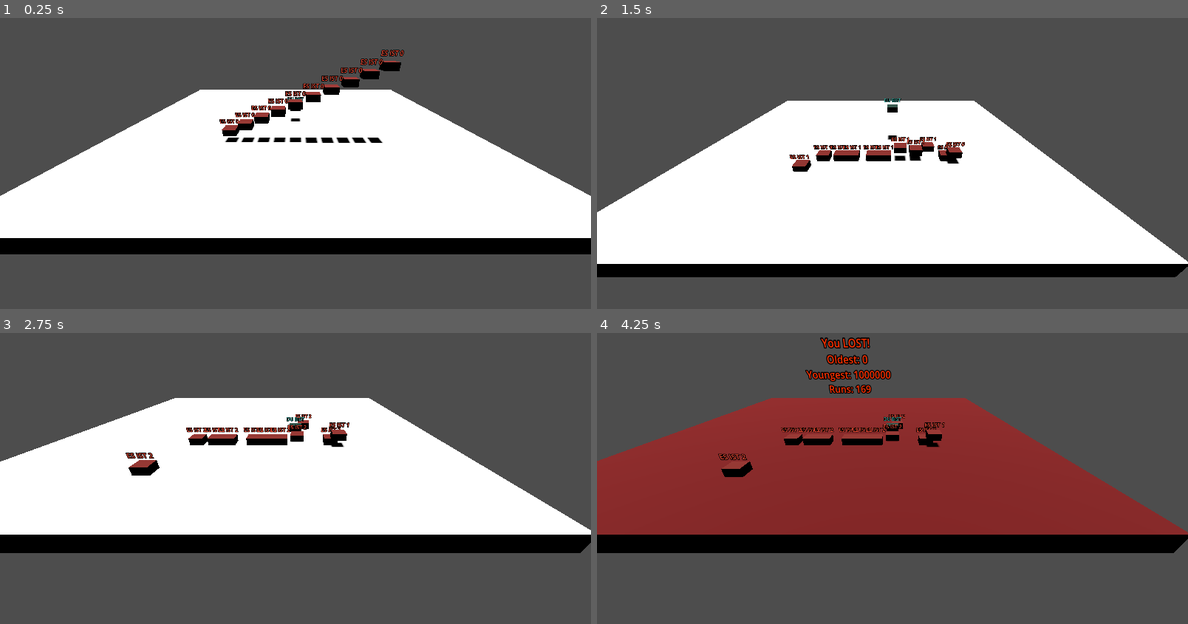
Above: before the commit, frames 1-4 (two rows, left to right).
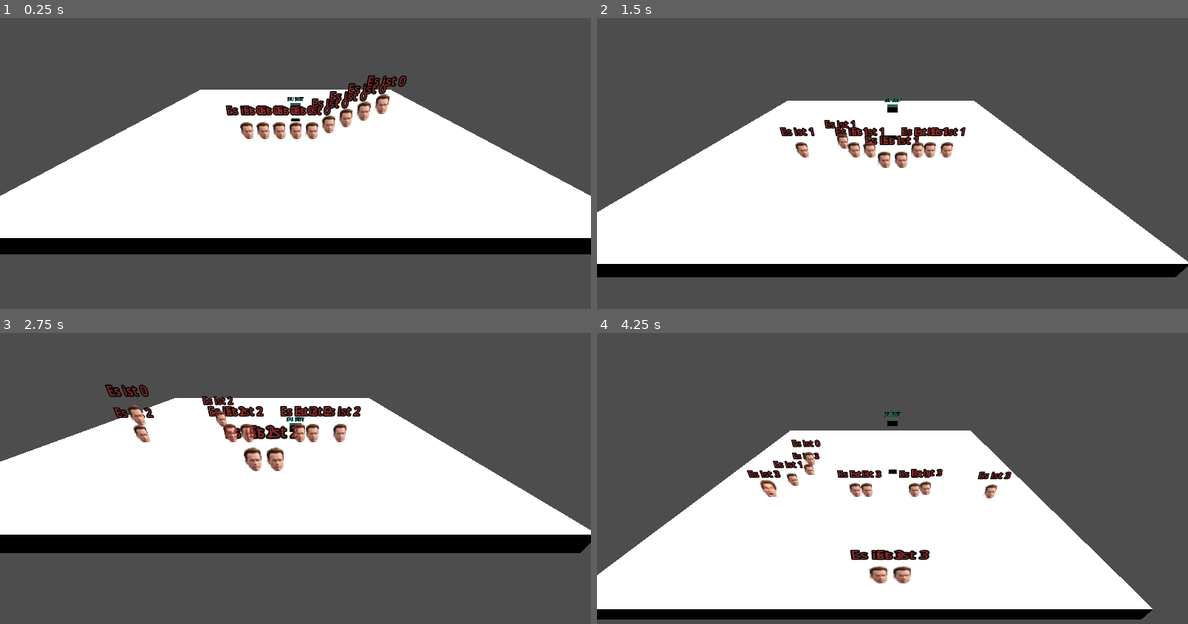
Above: after the commit, the same moments.

Repository: djaessel/godont
Game: Godot game, scene res://main.tscn
Two runs of this game, one before a commit and one after it. Both use one fixed random seed, a clock stepped at 60 frames per second and the inputs below.
Inputs:
- Up to frame 1 (0.25 s): no input
- Up to frame 2 (1.5 s): hold Right (move_right) 0.53-1.28 s; tap Space (jump) at 0.77 s; hold Down (move_back) from 1.28 s (still down)
- Up to frame 3 (2.75 s): tap Space (jump) at 1.52 s; release Down (move_back) at 2.03 s; hold Right (move_right) from 2.03 s (still down)
- Up to frame 4 (4.25 s): release Right (move_right) at 2.78 s; hold Up (move_forward) 2.78-3.53 s; tap Space (jump) at 3.02, 3.77 s; hold Left (move_left) from 3.53 s (still down)

The runs differ from the first frame. In frame 1, 3.7% of the frame differs, in the area x 37-69%, y 10-43%; in frame 2, 2.7%; in frame 3, 3.8%; in frame 4, 62%, in the area x 0-100%, y 1-99%.

Commit message:
arnold anim + no problemo

Diff:
--- a/Ground.gd
+++ b/Ground.gd
@@ -45,7 +45,7 @@
 func getAllMobs():
 	var mobs = []
 	for m in get_children():
-		if m.get_node_or_null("MobyMesh") != null:
+		if m.get_node_or_null("ArnoldAnim") != null:
 			mobs.push_back(m)
 	return mobs
 
--- a/main.tscn
+++ b/main.tscn
@@ -43,4 +43,5 @@
 
 [node name="backgroundMusic" type="AudioStreamPlayer" parent="."]
 stream = ExtResource("4_qi5pc")
-volume_db = 4.917
+volume_db = -1.0
+pitch_scale = 0.48
--- a/moby.gd
+++ b/moby.gd
@@ -15,9 +15,15 @@
 var timeout = 50
 
 
+#func _ready():
+#	get_node("ArnoldAnim").play()
+
+
 func handleEating():
 	if eating:
 		eating = false
+		get_node("ArnoldAnim").play()
+		get_node("NoProblemo").play()
 		var topText = get_node("TopText")
 		topText.text = "Es isst"
 		var spawnNew = preload("res://moby.tscn")
@@ -27,6 +33,9 @@
 		spawnNewX.position.y = 5
 		get_parent().add_child(spawnNewX)
 		await get_tree().create_timer(5).timeout
+		get_node("ArnoldAnim").stop()
+		get_node("NoProblemo").stop()
+
 
 
 func makingDecision():
--- a/moby.tscn
+++ b/moby.tscn
@@ -1,39 +1,43 @@
-[gd_scene load_steps=6 format=3 uid="uid://b7hsua68kvm2i"]
+[gd_scene load_steps=7 format=3 uid="uid://b7kw4jl2lclgl"]
 
-[ext_resource type="Script" path="res://moby.gd" id="1_i4gd5"]
+[ext_resource type="Script" path="res://moby.gd" id="1_v6uqt"]
+[ext_resource type="Texture2D" uid="uid://bds0xnrvdoqrt" path="res://img/arnold-636400426763362208-1576203277.png" id="1_ybdqy"]
+[ext_resource type="Texture2D" uid="uid://doo5jjb08gtos" path="res://img/arnold-schwarzenegger-face-png-graphic-library-download-arnold-schwarzenegger-face-11563008984bsi42khina-1628091131.png" id="2_xla3l"]
+[ext_resource type="AudioStream" uid="uid://8pg4ac1pucx2" path="res://sound/t2_no_problemo.wav" id="4_o0liw"]
 
-[sub_resource type="CanvasTexture" id="CanvasTexture_onb68"]
-specular_color = Color(0.521569, 0.47451, 0.733333, 1)
+[sub_resource type="SpriteFrames" id="SpriteFrames_xejqy"]
+animations = [{
+"frames": [{
+"duration": 1.0,
+"texture": ExtResource("2_xla3l")
+}, {
+"duration": 1.0,
+"texture": ExtResource("1_ybdqy")
+}],
+"loop": true,
+"name": &"default",
+"speed": 1.0
+}]
 
-[sub_resource type="StandardMaterial3D" id="StandardMaterial3D_nv53l"]
-albedo_color = Color(0.619608, 0.160784, 0.129412, 1)
-metallic = 0.38
-metallic_specular = 0.8
-metallic_texture = SubResource("CanvasTexture_onb68")
+[sub_resource type="BoxShape3D" id="BoxShape3D_7c1jp"]
+size = Vector3(2, 3, 2)
 
-[sub_resource type="BoxMesh" id="BoxMesh_gd38g"]
-material = SubResource("StandardMaterial3D_nv53l")
-size = Vector3(2, 1, 2)
+[node name="Arnold" type="CharacterBody3D"]
+transform = Transform3D(1, 0, 0, 0, 1, 0, 0, 0, 1, 0, 5, 0)
+script = ExtResource("1_v6uqt")
 
-[sub_resource type="BoxShape3D" id="BoxShape3D_xor2c"]
-size = Vector3(2, 1, 2)
+[node name="ArnoldAnim" type="AnimatedSprite3D" parent="."]
+sprite_frames = SubResource("SpriteFrames_xejqy")
+frame_progress = 0.0698526
 
-[node name="Moby" type="CharacterBody3D"]
-script = ExtResource("1_i4gd5")
-
-[node name="MobyMesh" type="MeshInstance3D" parent="."]
-transform = Transform3D(1, 0, 0, 0, 1, 0, 0, 0, 1, 0, 5, 0)
-mesh = SubResource("BoxMesh_gd38g")
-skeleton = NodePath("")
-
-[node name="CollisionShape" type="CollisionShape3D" parent="."]
-transform = Transform3D(1, 0, 0, 0, 1, 0, 0, 0, 1, 0, 5, 0)
-shape = SubResource("BoxShape3D_xor2c")
+[node name="CollisionShape3D" type="CollisionShape3D" parent="."]
+shape = SubResource("BoxShape3D_7c1jp")
 
 [node name="TopText" type="Label3D" parent="."]
-transform = Transform3D(1, 0, 0, 0, 1, 0, 0, 0, 1, 0, 6.10171, 0)
-pixel_size = 0.025
-offset = Vector2(0, 15)
-modulate = Color(0.882353, 0.27451, 0.196078, 1)
+transform = Transform3D(1, 0, 0, 0, 1, 0, 0, 0, 1, 0, 3.12728, 0)
+pixel_size = 0.05
+modulate = Color(0.545098, 0.180392, 0.164706, 1)
 text = "Es ist"
-uppercase = true
+
+[node name="NoProblemo" type="AudioStreamPlayer3D" parent="."]
+stream = ExtResource("4_o0liw")
Binary file added: img/arnold-636400426763362208-1576203277.png
Not shown, added: img/arnold-636400426763362208-1576203277.png.import
Binary file added: img/arnold-schwarzenegger-face-png-graphic-library-download-arnold-schwarzenegger-face-11563008984bsi42khina-1628091131.png
Not shown, added: img/arnold-schwarzenegger-face-png-graphic-library-download-arnold-schwarzenegger-face-11563008984bsi42khina-1628091131.png.import
Not shown, added: sound/t1_excellent.wav.import
Not shown, added: sound/t2_hasta_la_vista.wav.import
Not shown, added: sound/t2_no_problemo.wav.import
Not shown, added: sound/t1_excellent.wav
Not shown, added: sound/t2_hasta_la_vista.wav
Not shown, added: sound/t2_no_problemo.wav
